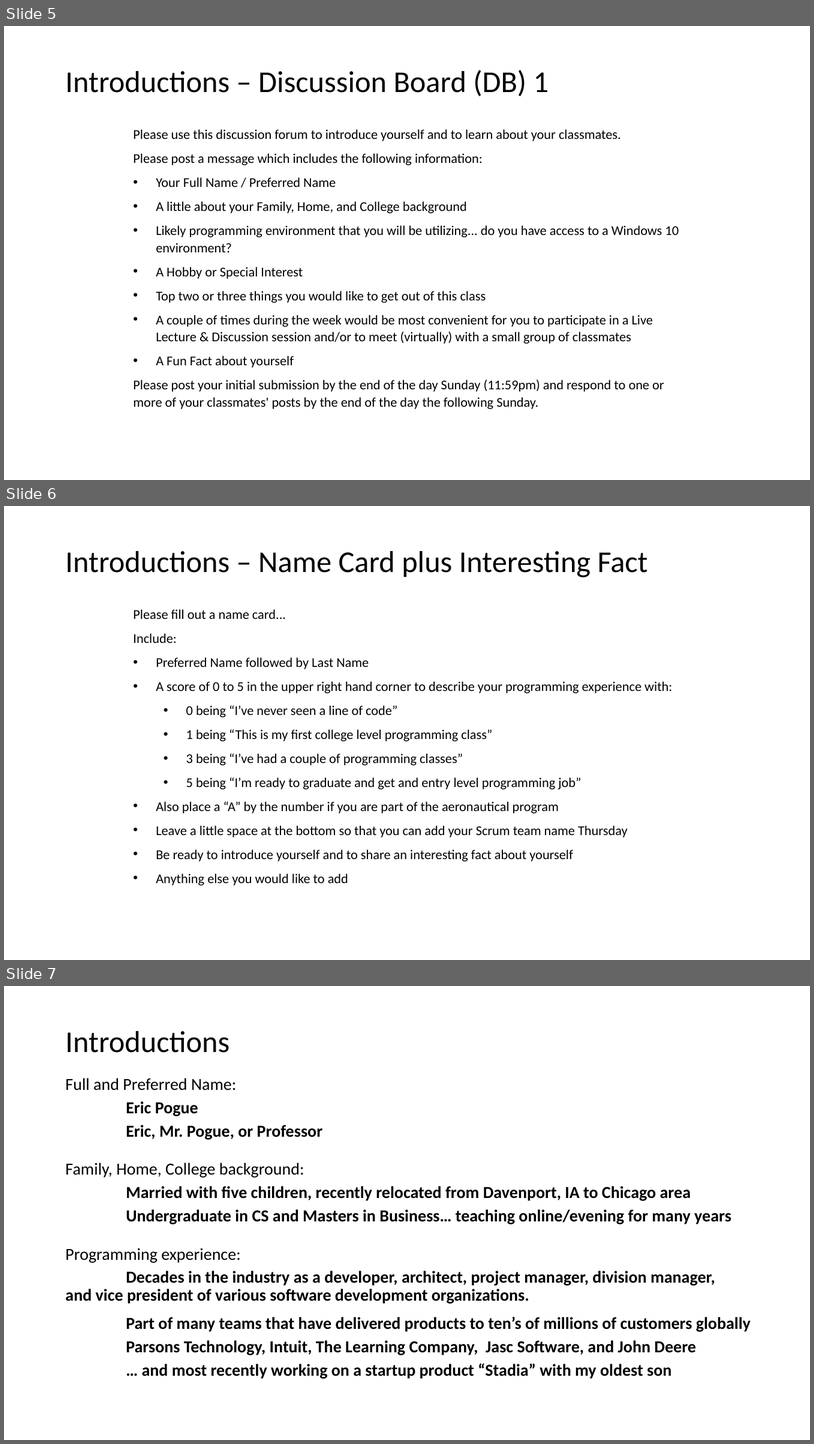
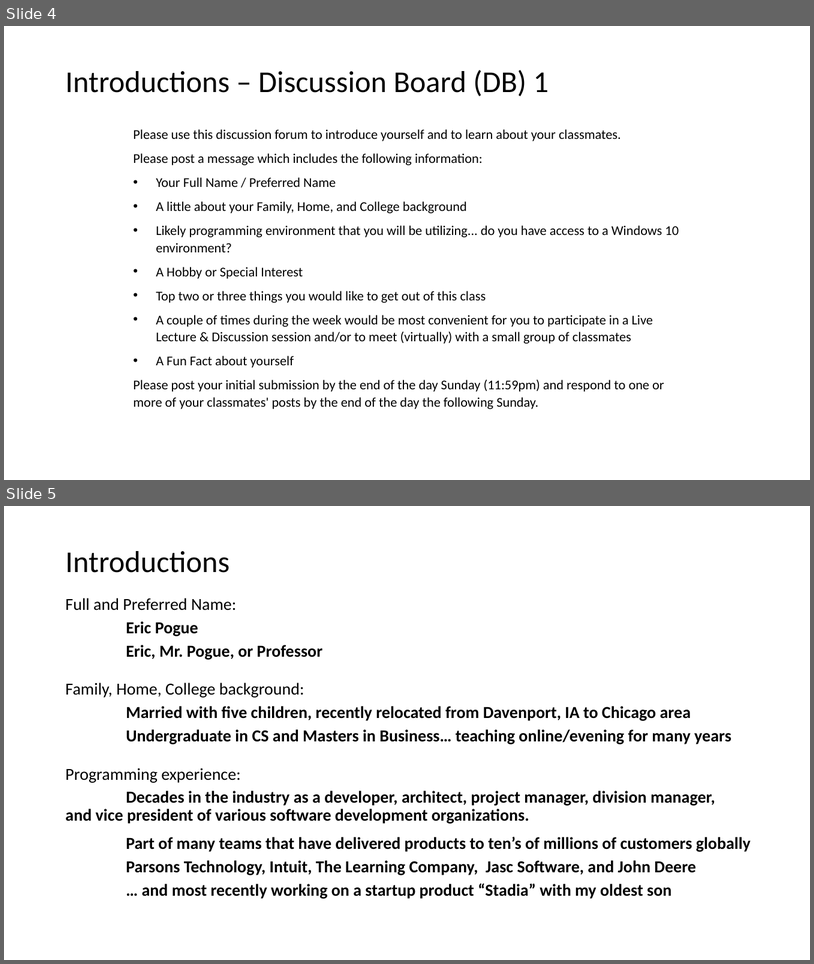
Before and after one commit to jamesbaptiste1/cpsc-24500-2019-01-spring-lt1, a slide deck: lecture-presentations/2019-01-15.pptx. Shown one above the other, each under a label of ours: slides 5, 6 and 7 before the commit, slides 4 and 5 after it. The pictures are 814x1444 and 814x964 pixels, drawn with LibreOffice and Linux fonts; fonts in the diff are those of the drawing. Boxes give left, top, right and bottom in pixels: in the first picture for what was removed or moved away, otherwise in the second. Text is boxed around its words. In the diff, an @@ line names an element or a change of style, - is before the commit and + after.

```diff
--- a/lecture-presentations/2019-01-15.pptx
+++ b/lecture-presentations/2019-01-15.pptx
@@ slide 6 removed at [4, 506, 810, 960], background #FFFFFF @@
@@ title removed at [65, 551, 648, 577] @@
-Introductions – Name Card plus Interesting Fact
@@ text removed at [133, 609, 672, 885] @@
-Please fill out a name card...
-Include:
-• Preferred Name followed by Last Name
-• A score of 0 to 5 in the upper right hand corner to describe your programming experience with:
-  • 0 being “I’ve never seen a line of code”
-  • 1 being “This is my first college level programming class”
-  • 3 being “I’ve had a couple of programming classes”
-  • 5 being “I’m ready to graduate and get and entry level programming job”
-• Also place a “A” by the number if you are part of the aeronautical program
-• Leave a little space at the bottom so that you can add your Scrum team name Thursday
-• Be ready to introduce yourself and to share an interesting fact about yourself
-• Anything else you would like to add
@@ what was slide 5 is now slide 4 @@
@@ what was slide 7 is now slide 5 @@
```
Also in this commit, not shown: 1 slide changed, 1 slide added, 2 other slides removed.
